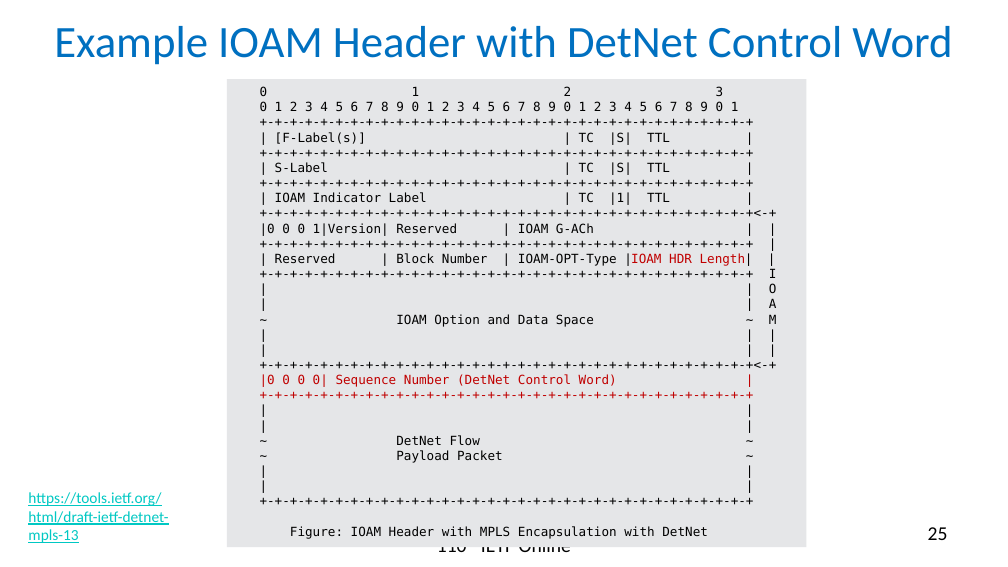
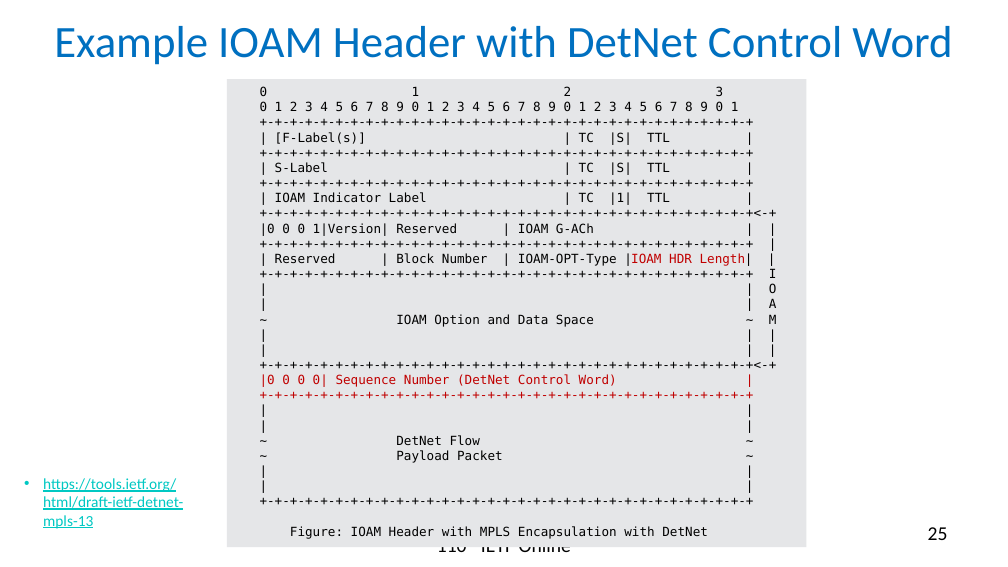
Before and after one commit to rakgandhi/ietf-slides, a slide deck: slide 25 of draft-gandhi-mpls-ioam-sr-05.pptx. Drawn at 1008x567 pixels with LibreOffice and Linux fonts; fonts in the diff are those of the drawing. Boxes give left, top, right and bottom in pixels: in the first picture for what was removed or moved away, otherwise in the second. Text is boxed around its words. In the diff, an @@ line names an element or a change of style, - is before the commit and + after.

```diff
--- a/draft-gandhi-mpls-ioam-sr-05.pptx
+++ b/draft-gandhi-mpls-ioam-sr-05.pptx
@@ text "https://tools.ietf.org/html/draft-ietf-detnet-mpls-13": place and size @@
-text "https://tools.ietf.org/html/draft-ietf-detnet-mpls-13" at <box>28,492,168,543</box>
+text "https://tools.ietf.org/html/draft-ietf-detnet-mpls-13" at <box>43,478,183,529</box>
@@ text "https://tools.ietf.org/html/draft-ietf-detnet-mpls-13" at <box>43,478,183,529</box>: bullet none to • @@
```
Also in this commit, not shown: 3 other slides changed, 1 slide added, 1 slide removed, 1 other file.
